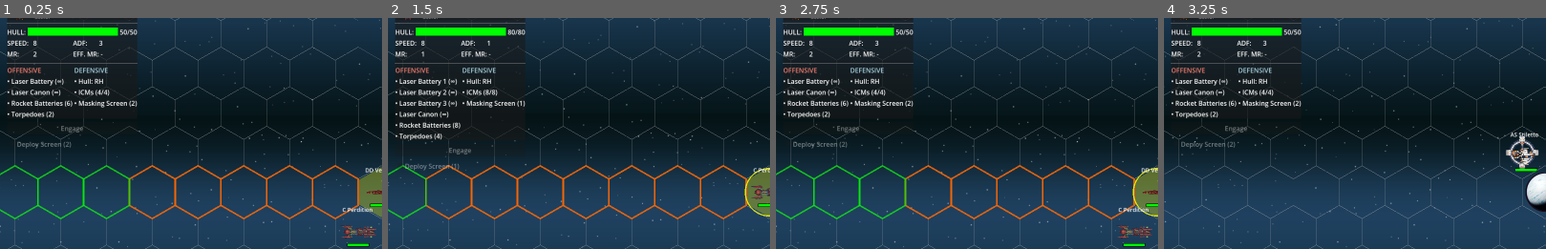
Above: before the commit, frames 1-4 (left to right).
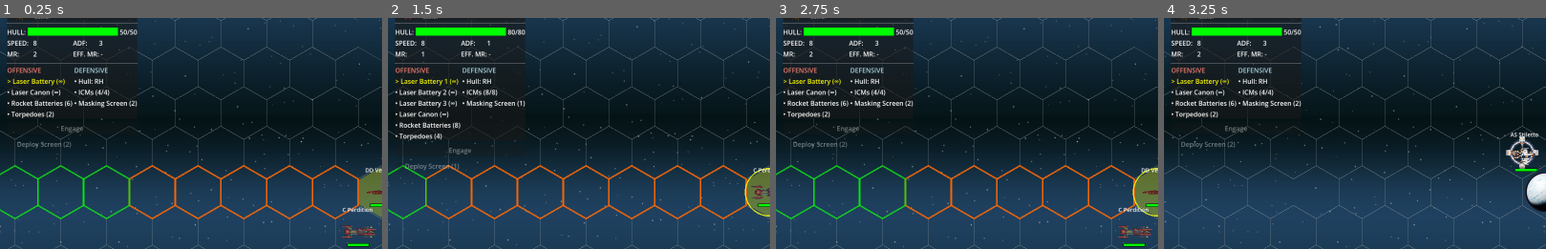
Above: after the commit, the same moments.

Repository: jjeffers/sf-kh-simulator
Game: Godot game, scene res://Scenes/Main.tscn
Same seed, same stepped clock (60 frames per second), same inputs: the game is played once before the commit and once after it. This scene is started directly instead of the project's main scene.
Inputs (mouse positions are % of the whole screen's width and height, from its top left):
- Up to frame 1 (0.25 s): no input
- Up to frame 2 (1.5 s): click "> Venemous (PLANNING) <" at 0.5 s; click "Perdition (PLANNING)" at 1.25 s
- Up to frame 3 (2.75 s): click "Venemous (PLANNING)" at 2 s
- Up to frame 4 (3.25 s): tap Enter at 2.75 s; drag from (94, 26) to (60, 28) at 2.77 s
The pictures show only the part of the screen within x 0-50%, y 12-62%; the shares and areas given below are measured in that part.

The runs differ from the first frame. In frame 1, 0.3% of the frame differs, in the area x 2-17%, y 26-30%; in frame 2, 0.3%, in the area x 2-19%, y 26-30%; in frame 3, 0.3%; in frame 4, 0.3%.

Commit message:
Add active weapon highlighting to Ship Status Panel

Diff:
--- a/Scripts/ShipStatusPanel.gd
+++ b/Scripts/ShipStatusPanel.gd
@@ -213,10 +213,20 @@
 	# Weapons
 	for c in weapons_vbox.get_children(): c.queue_free()
 
-	for w in ship.weapons:
+	for i in range(ship.weapons.size()):
+		var w = ship.weapons[i]
 		var w_lbl = Label.new()
 		var w_name = w.get("name", "Unknown Weapon")
-		w_lbl.text = "• %s" % w_name
+
+		# Highlight Logic
+		var prefix = "• "
+		var is_selected = (i == ship.current_weapon_index)
+
+		if is_selected:
+			prefix = "> "
+			w_lbl.add_theme_color_override("font_color", Color.YELLOW)
+
+		w_lbl.text = "%s%s" % [prefix, w_name]
 
 		var max_ammo = w.get("max_ammo", 999)
 		var current_ammo = w.get("ammo", 0)
--- /dev/null
+++ b/test/unit/test_ui_weapon_highlight.gd
@@ -0,0 +1,54 @@
+extends GutTest
+
+var panel_script = load("res://Scripts/ShipStatusPanel.gd")
+var ship_script = load("res://Scripts/Ship.gd")
+var panel
+var ship
+
+func before_each():
+	panel = panel_script.new()
+	add_child_autofree(panel)
+	ship = ship_script.new()
+	add_child_autofree(ship)
+	ship.configure_fighter() # Has Assault Rockets at index 0
+
+func test_weapon_list_generation():
+	# Update panel
+	panel.update_from_ship(ship)
+
+	# Check we have weapons
+	assert_eq(panel.weapons_vbox.get_child_count(), 1, "Should have 1 weapon label")
+	var lbl = panel.weapons_vbox.get_child(0) as Label
+	assert_true(lbl.text.contains("Assault Rockets"), "Label should contain weapon name")
+
+func test_weapon_highlight():
+	# Add a second weapon to test selection
+	ship.weapons.append({
+		"name": "Laser Battery",
+		"type": "Laser",
+		"range": 10,
+		"arc": "360",
+		"ammo": 999,
+		"max_ammo": 999
+	})
+
+	# Select 2nd weapon
+	ship.current_weapon_index = 1
+
+	panel.update_from_ship(ship)
+
+	var lbl0 = panel.weapons_vbox.get_child(0) as Label
+	var lbl1 = panel.weapons_vbox.get_child(1) as Label
+
+	# Current behavior: No highlight, so strict check for highlight chars might fail or pass depending on what we assert.
+	# We want to Assert that the Highlight IS present.
+	# Highlight format: "> " prefix and Yellow Color
+
+	# This assertion EXPECTS the feature to be implemented.
+	# Running this BEFORE implementation should FAIL.
+	assert_true(lbl1.text.begins_with("> "), "Selected weapon should have '> ' prefix")
+	assert_eq(lbl1.get_theme_color_override("font_color"), Color.YELLOW, "Selected weapon should be Yellow")
+
+	# Non-selected should not
+	assert_false(lbl0.text.begins_with("> "), "Unselected weapon should NOT have prefix")
+	assert_ne(lbl0.get_theme_color_override("font_color"), Color.YELLOW, "Unselected weapon should NOT be Yellow")
Not shown, added: test/unit/test_ship_destruction.gd.uid
Not shown, added: test/unit/test_ui_weapon_highlight.gd.uid
